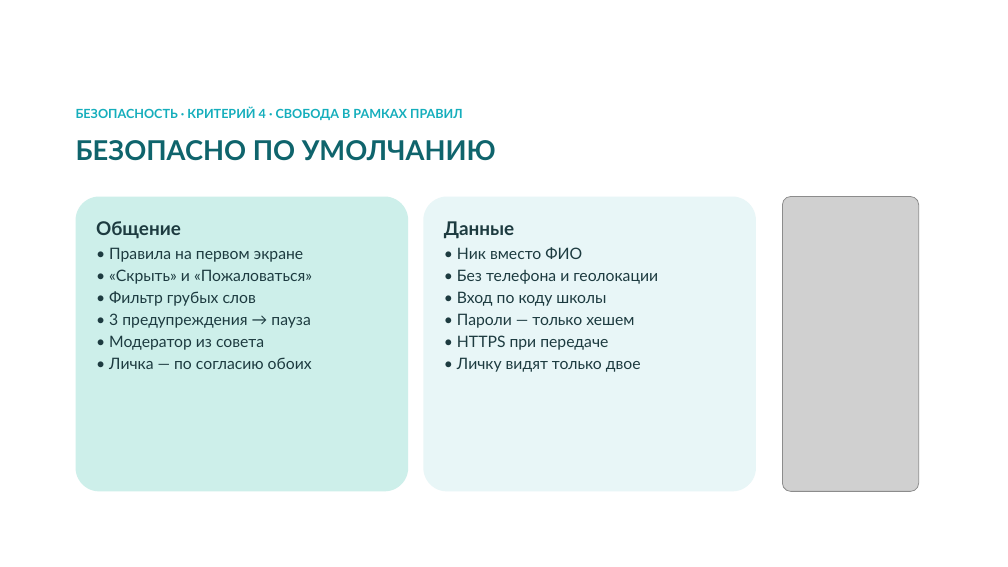
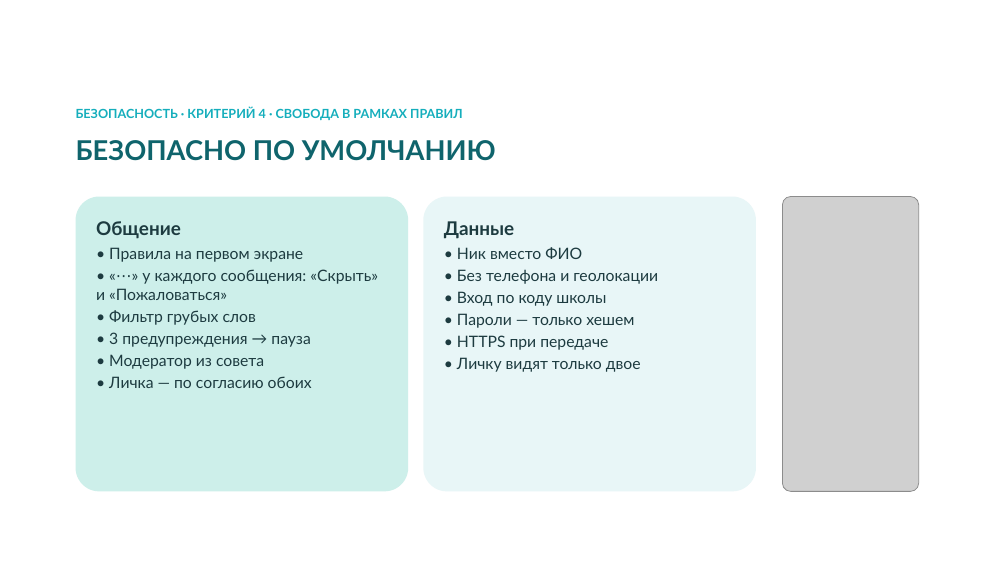
Before and after one commit to bnhogpad228/school-app, a slide deck: slide 5 of presentation/shkolny-dvor-SK-sreda.pptx. Drawn at 1008x567 pixels with LibreOffice and Linux fonts; fonts in the diff are those of the drawing; grey boxes stand for pictures; background and template pictures are left out. Boxes give left, top, right and bottom in pixels: in the first picture for what was removed or moved away, otherwise in the second. Text is boxed around its words. In the diff, an @@ line names an element or a change of style, - is before the commit and + after.

```diff
--- a/presentation/shkolny-dvor-SK-sreda.pptx
+++ b/presentation/shkolny-dvor-SK-sreda.pptx
@@ text in rounded rectangle at (96,269,378,300): text changed @@
-• «Скрыть» и «Пожаловаться»
+• «⋯» у каждого сообщения: «Скрыть» и «Пожаловаться»
```
Also in this commit, not shown: 1 other slide changed, 3 other files.
